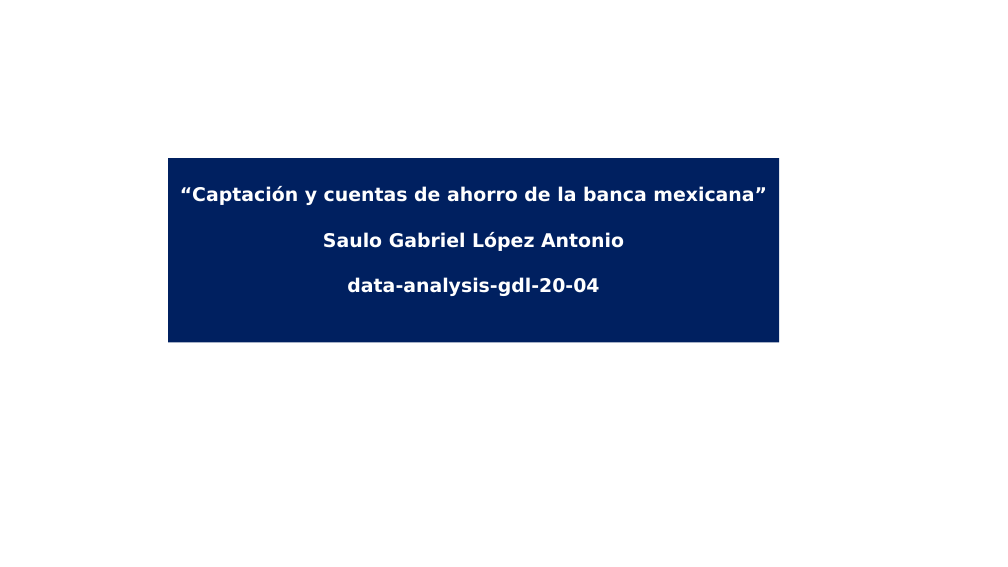
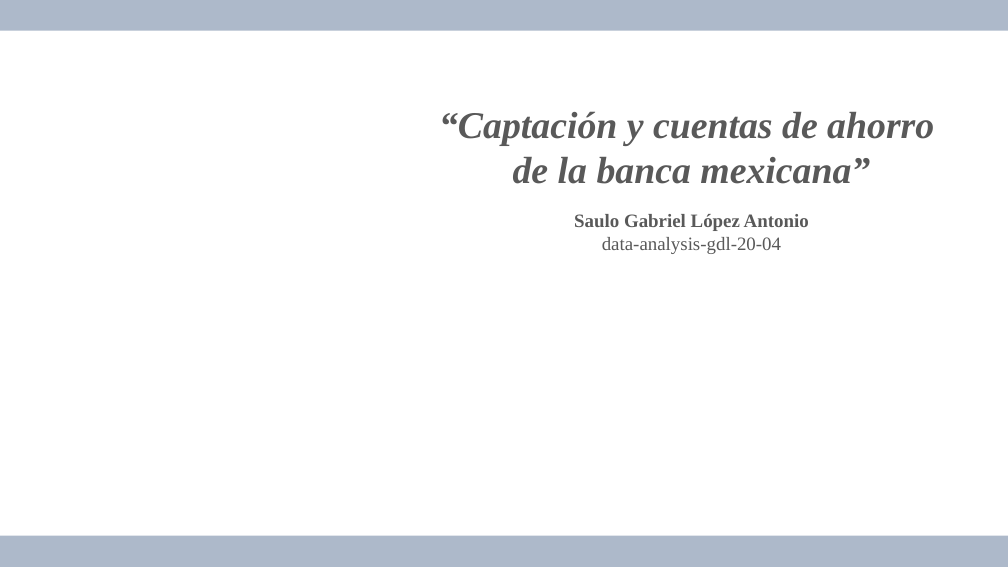
Before and after one commit to saulopez27/BEDU, a slide deck: slide 1 of Presentación_Proyecto_Saulo_data_analysis_gdl_20_04.pptx. Drawn at 1008x567 pixels with LibreOffice and Linux fonts; fonts in the diff are those of the drawing; background and template pictures are left out. Boxes give left, top, right and bottom in pixels: in the first picture for what was removed or moved away, otherwise in the second. Text is boxed around its words. In the diff, an @@ line names an element or a change of style, - is before the commit and + after.

```diff
--- a/Presentación_Proyecto_Saulo_data_analysis_gdl_20_04.pptx
+++ b/Presentación_Proyecto_Saulo_data_analysis_gdl_20_04.pptx
@@ rectangle added at <box>0,0,1008,31</box>, fill #ADB9CA @@
@@ text "“Captación y cuentas de ahorro ...": place and size @@
-text "“Captación y cuentas de ahorro ..." at <box>168,158,779,343</box>
+text "“Captación y cuentas de ahorro ..." at <box>439,111,934,254</box>
@@ text "“Captación y cuentas de ahorro ..." at <box>439,111,934,254</box>: size 18 to 36 pt, italic on in "“Captación y cuentas de ahorro de la ..."; font DejaVu Sans to Times New Roman, text colour #FFFFFF to #595959; bold off in "data-analysis-gdl-20-04"; fill #002060 to none @@
@@ rectangle added at <box>0,536,1008,567</box>, fill #ADB9CA @@
```
Also in this commit, not shown: 5 other slides changed.
